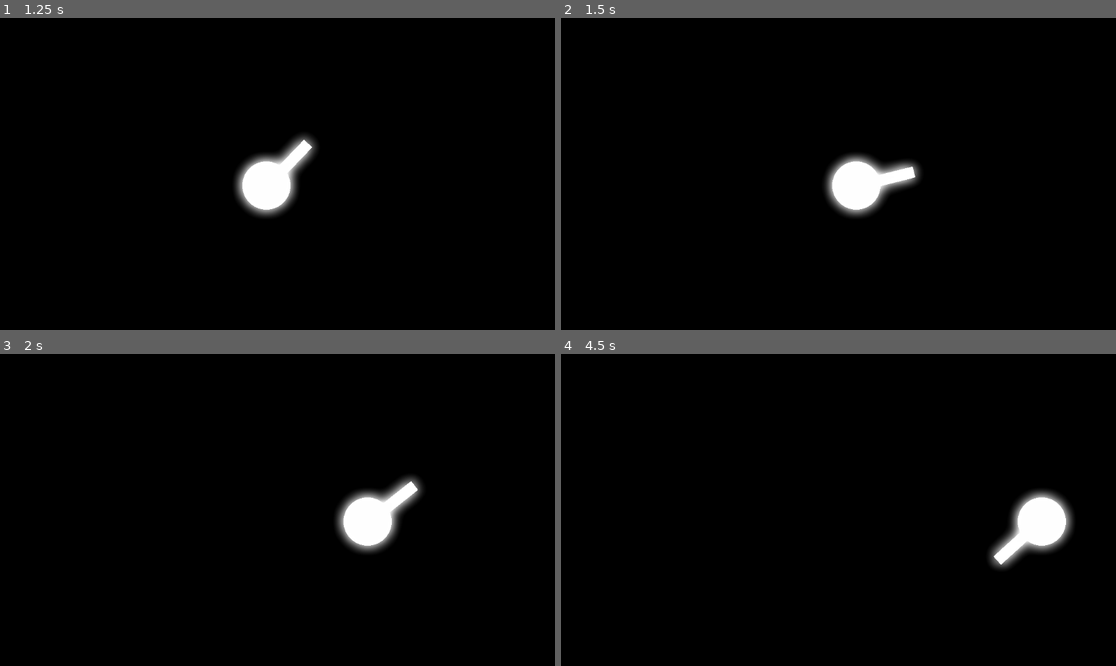
Above: before the commit, frames 1-4 (two rows, left to right).
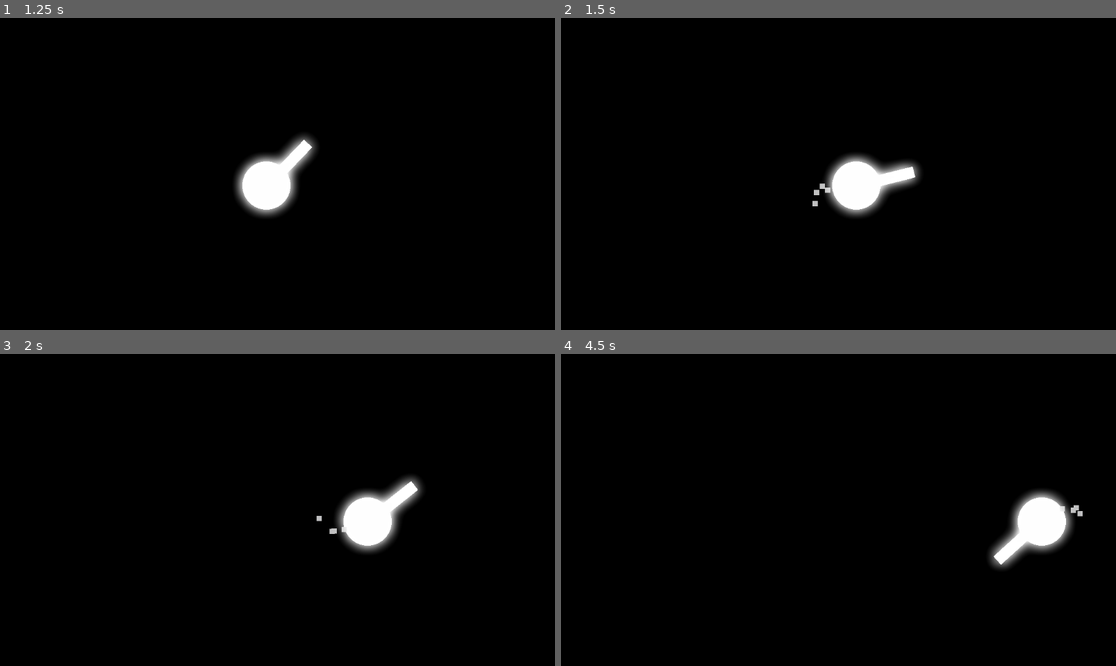
Above: after the commit, the same moments.

Repository: CodeOS99/OrbBlast
Game: Godot game, scene res://scenes/main_menu.tscn
Two runs of this game, one before a commit and one after it. Both use one fixed random seed, a clock stepped at 60 frames per second and the inputs below.
Inputs (mouse positions are in pixels of both pictures, inside the frame that each line leads up to):
- Up to frame 1 (1.25 s): click "PLAY" at 0.5 s
- Up to frame 2 (1.5 s): tap Enter at 1.25 s; move the mouse to (960, 158) at 1.27 s; hold D (right) from 1.28 s (still down); tap Shift at 1.35 s; click (960, 158) at 1.42 s
- Up to frame 3 (2 s): keep holding D (right)
- Up to frame 4 (4.5 s): release D (right) at 2 s; drag from (727, 525) to (810, 572) at 2.02 s; tap Space at 2.75 s; move the mouse to (894, 441) at 2.77 s; hold D (right) 2.78-3.5 s; tap Shift at 2.85, 4.35 s; drag from (810, 572) to (672, 463) at 3.52 s; tap Enter at 4.25 s; move the mouse to (1005, 556) at 4.27 s; hold A (left) from 4.28 s (still down)

Frame 1 is identical in both runs. In frame 2, less than 0.1% of the frame differs, in the area x 45-49%, y 53-61%; in frame 3, less than 0.1%; in frame 4, less than 0.1%.

Commit message:
Added particles to the player while walking

Diff:
--- a/scenes/player.tscn
+++ b/scenes/player.tscn
@@ -3,6 +3,7 @@
 [ext_resource type="Script" uid="uid://1nxdvmnbplfo" path="res://addons/2d_shapes/shapes/Ellipse.gd" id="1_3vyb7"]
 [ext_resource type="Script" uid="uid://dru0g23r04wqj" path="res://scripts/player.gd" id="1_g2els"]
 [ext_resource type="Script" uid="uid://cqmf7u8b7l1yx" path="res://addons/2d_shapes/shapes/Rectangle.gd" id="3_qhqgy"]
+[ext_resource type="PackedScene" uid="uid://c8qyxh0k5bspe" path="res://scenes/walk_particles.tscn" id="4_dqkch"]
 
 [sub_resource type="ShaderMaterial" id="ShaderMaterial_qlg0r"]
 
@@ -31,3 +32,6 @@
 corner_radius = 0.0
 fill_color = Color(4.917, 4.917, 4.917, 1)
 metadata/_custom_type_script = "uid://cqmf7u8b7l1yx"
+
+[node name="WalkParticles" parent="Pivot" unique_id=303007691 instance=ExtResource("4_dqkch")]
+position = Vector2(0, 40)
--- /dev/null
+++ b/scenes/walk_particles.tscn
@@ -0,0 +1,20 @@
+[gd_scene format=3 uid="uid://c8qyxh0k5bspe"]
+
+[ext_resource type="Texture2D" uid="uid://ckvjnv078v3hc" path="res://assets/white_rectangle.png" id="1_ngaxv"]
+
+[sub_resource type="ParticleProcessMaterial" id="ParticleProcessMaterial_herov"]
+particle_flag_disable_z = true
+spread = 180.0
+initial_velocity_min = -100.0
+initial_velocity_max = 100.0
+gravity = Vector3(0, 10, 0)
+scale_min = 0.5
+scale_max = 0.5
+
+[node name="WalkParticles" type="GPUParticles2D" unique_id=303007691]
+modulate = Color(0.7581918, 0.7581918, 0.7581917, 1)
+amount = 4
+texture = ExtResource("1_ngaxv")
+lifetime = 0.25
+explosiveness = 0.24
+process_material = SubResource("ParticleProcessMaterial_herov")
--- a/scripts/player.gd
+++ b/scripts/player.gd
@@ -8,18 +8,20 @@
 	$Pivot.rotation = lerp_angle($Pivot.rotation, angle+PI/2, 0.5)
 
 func _physics_process(delta: float) -> void:
-	var direction_arr := [
+	var direction_vec := Vector2(
 		Input.get_axis("left", "right"),
 		Input.get_axis("up", "down")
-		]
-	if direction_arr[0]:
-		velocity.x = direction_arr[0] * SPEED
+		)
+	if direction_vec.x:
+		velocity.x = direction_vec.x * SPEED
 	else:
 		velocity.x = move_toward(velocity.x, 0, SPEED/16)
 
-	if direction_arr[1]:
-		velocity.y = direction_arr[1] * SPEED
+	if direction_vec.y:
+		velocity.y = direction_vec.y * SPEED
 	else:
 		velocity.y = move_toward(velocity.y, 0, SPEED/16)
 
+	$Pivot/WalkParticles.visible = direction_vec.length() != 0
+
 	move_and_slide()
Binary file added: assets/white_rectangle.png
Not shown, added: assets/white_rectangle.png.import
